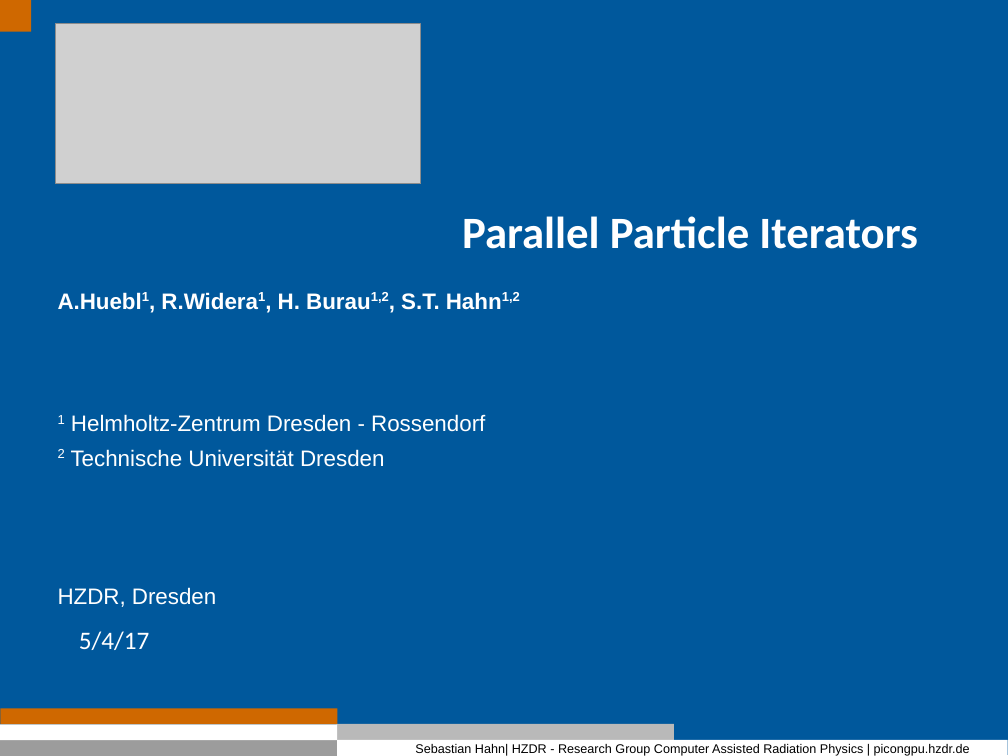
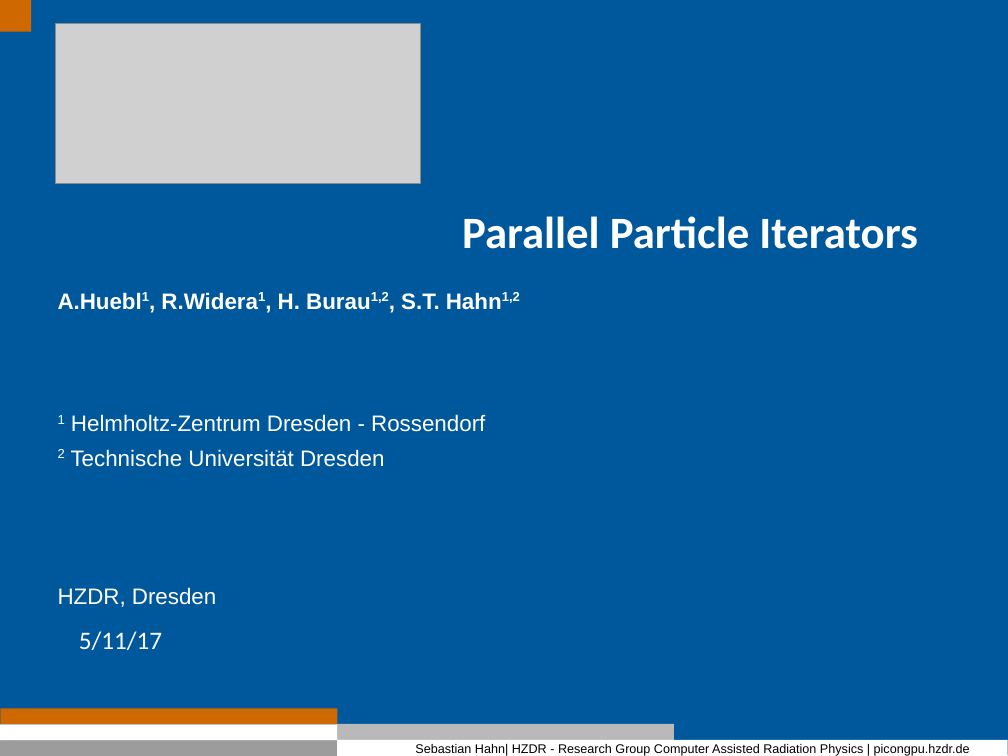
Before and after one commit to Fettpet/DeepIterator, a slide deck: slide 1 of Presi/2017_01_16_Intro.odp. Drawn at 1008x756 pixels with LibreOffice and Linux fonts; fonts in the diff are those of the drawing; grey boxes stand for pictures; background and template pictures are left out. Boxes give left, top, right and bottom in pixels: in the first picture for what was removed or moved away, otherwise in the second. Text is boxed around its words. In the diff, an @@ line names an element or a change of style, - is before the commit and + after.

```diff
--- a/Presi/2017_01_16_Intro.odp
+++ b/Presi/2017_01_16_Intro.odp
@@ text at box(79, 631, 162, 650): text changed @@
-5/4/17
+5/11/17
```
Also in this commit, not shown: 9 other slides changed, 6 slides added, 2 slides removed, 33 other files.
